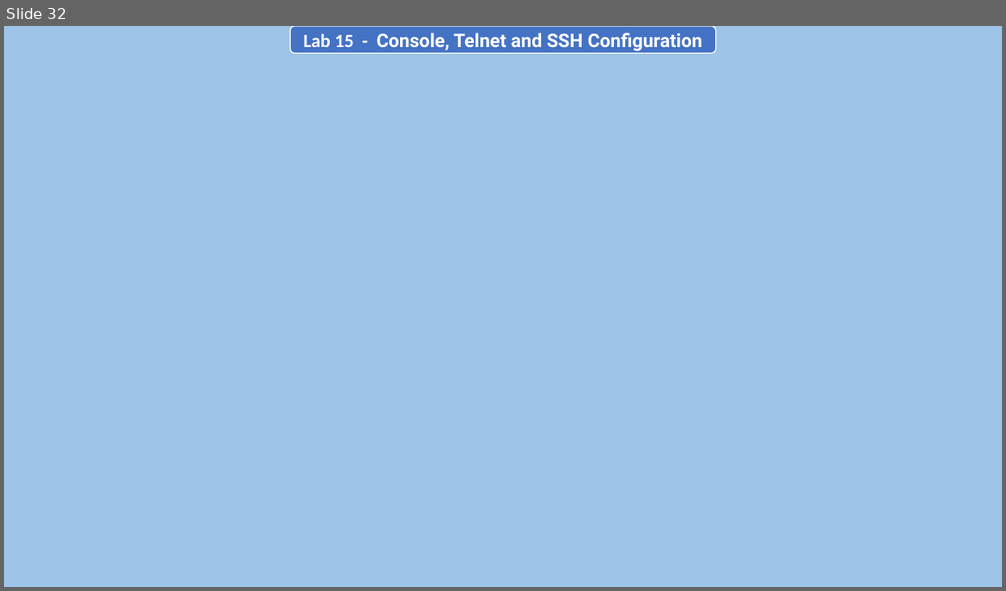
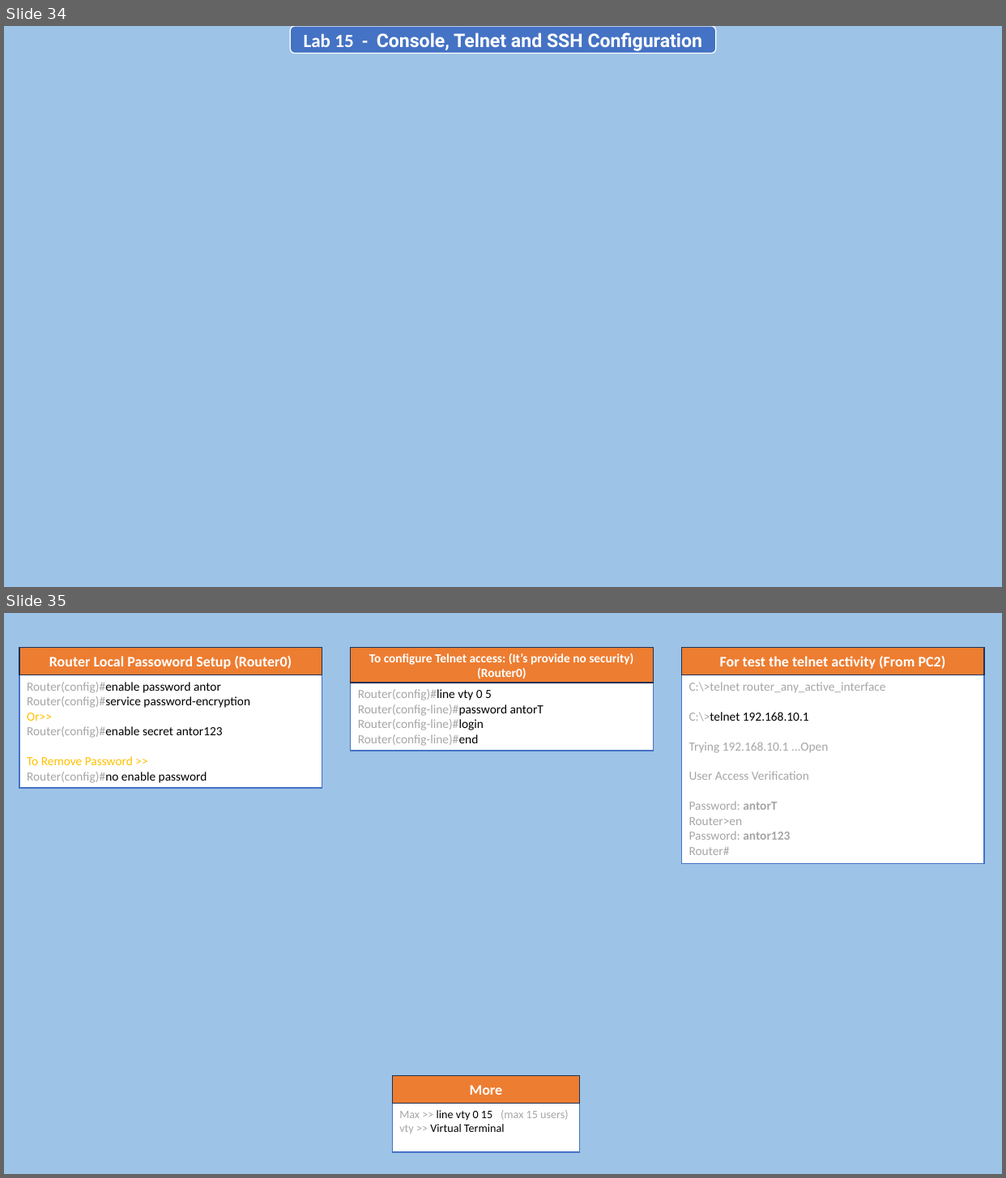
Before and after one commit to AntorPi314/MySave, a slide deck: Lab/Networking Lab/Final Assignment/Networking Lab (Final).pptx. Shown one above the other, each under a label of ours: slide 32 before the commit, slides 34 and 35 after it. The pictures are 1006x591 and 1006x1178 pixels, drawn with LibreOffice and Linux fonts; fonts in the diff are those of the drawing; background and template pictures are left out. Boxes give left, top, right and bottom in pixels: in the first picture for what was removed or moved away, otherwise in the second. Text is boxed around its words. In the diff, an @@ line names an element or a change of style, - is before the commit and + after.

```diff
--- a/Lab/Networking Lab/Final Assignment/Networking Lab (Final).pptx
+++ b/Lab/Networking Lab/Final Assignment/Networking Lab (Final).pptx
@@ slide 35 added at bbox=[4, 613, 1002, 1174], background #9DC3E6 @@
@@ rectangle added at bbox=[19, 648, 322, 675], fill #ED7D31, outline #1E3256 1 pt, 14 pt, text #FFFFFF, bold @@
+Router Local Passoword Setup (Router0)
@@ rectangle added at bbox=[351, 648, 653, 683], fill #ED7D31, outline #1E3256 1 pt, 12 pt, text #FFFFFF, bold @@
+To configure Telnet access: (It’s provide no security)
+(Router0)
@@ rectangle added at bbox=[681, 648, 984, 675], fill #ED7D31, outline #1E3256 1 pt, 14 pt, text #FFFFFF, bold @@
+For test the telnet activity (From PC2)
@@ rectangle added at bbox=[19, 675, 322, 787], fill #FFFFFF, outline #4472C4 1 pt, 12 pt, text #000000 @@
+Router(config)#enable password antor
+Router(config)#service password-encryption
+Or>>
+Router(config)#enable secret antor123
+To Remove Password >>
+Router(config)#no enable password
@@ rectangle added at bbox=[351, 683, 653, 751], fill #FFFFFF, outline #4472C4 1 pt, 12 pt, text #A6A6A6 @@
+Router(config)#line vty 0 5
+Router(config-line)#password antorT
+Router(config-line)#login
+Router(config-line)#end
@@ rectangle added at bbox=[681, 675, 984, 863], fill #FFFFFF, outline #4472C4 1 pt, 12 pt, text #A6A6A6 @@
+C:\>telnet router_any_active_interface
+C:\>telnet 192.168.10.1
+Trying 192.168.10.1 ...Open
+User Access Verification
+Password: antorT
+Router>en
+Password: antor123
+Router#
@@ rectangle added at bbox=[393, 1076, 581, 1103], fill #ED7D31, outline #1E3256 1 pt, 14 pt, text #FFFFFF, bold @@
+More
@@ rectangle added at bbox=[393, 1103, 581, 1152], fill #FFFFFF, outline #4472C4 1 pt, 11 pt, text #000000 @@
+Max >> line vty 0 15 (max 15 users)
+vty >> Virtual Terminal
@@ what was slide 32 is now slide 34 @@
```
Also in this commit, not shown: 5 slides changed, 2 other slides added, 3 slides removed, 3 other files.
